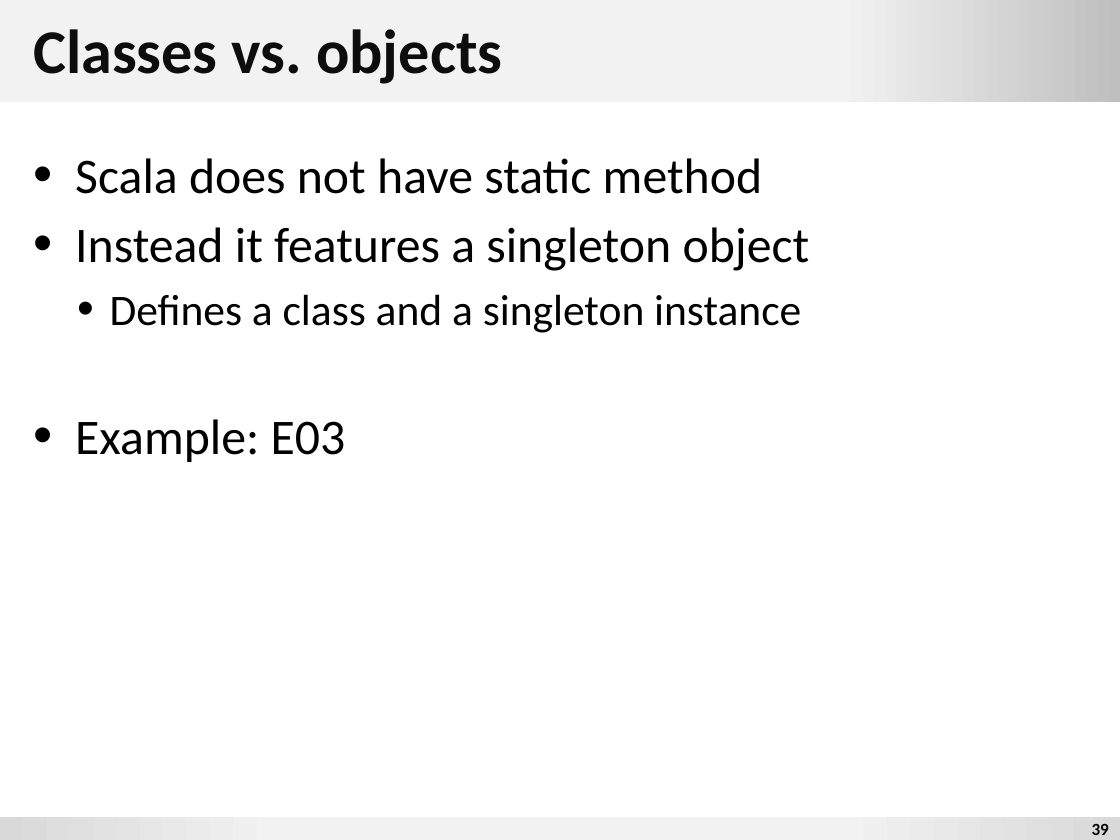
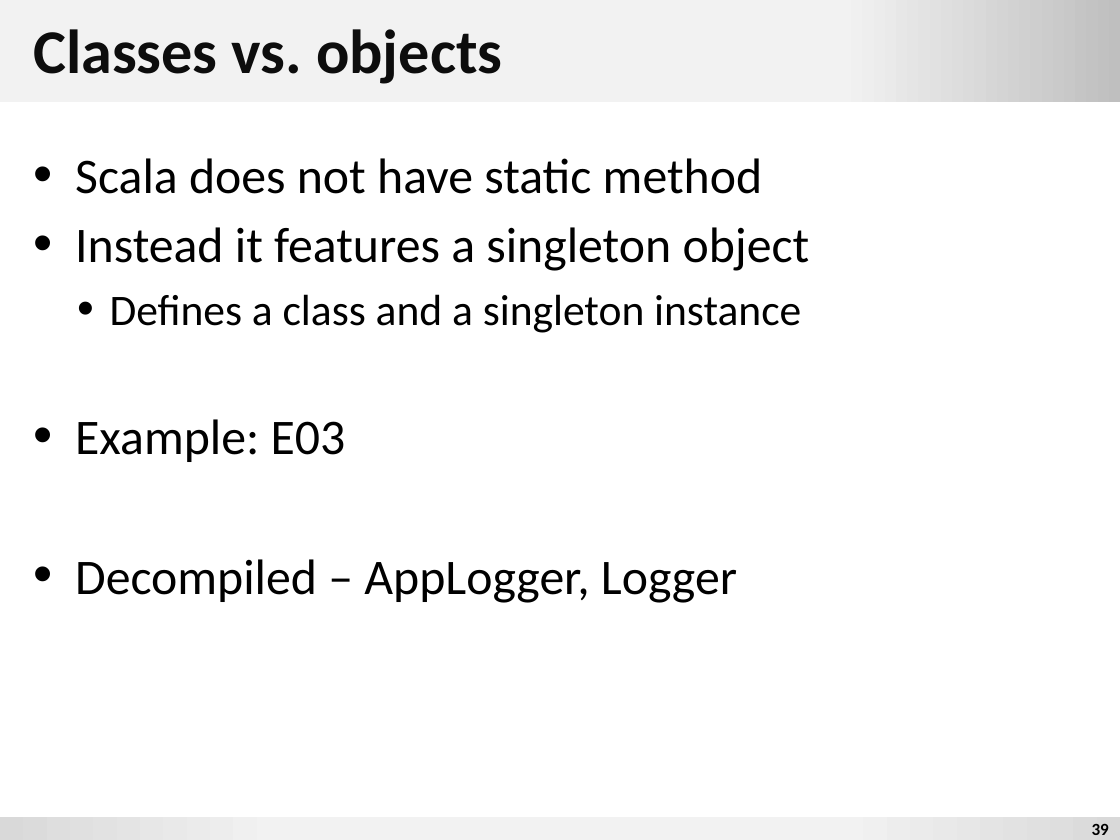
Before and after one commit to mmalohlava/concepts-of-modern-programming-languages, a slide deck: slide 39 of 2013-14/lecture3-4/slides/scala.pptx. Drawn at 1120x840 pixels with LibreOffice and Linux fonts; fonts in the diff are those of the drawing; background and template pictures are left out. Boxes give left, top, right and bottom in pixels: in the first picture for what was removed or moved away, otherwise in the second. Text is boxed around its words. In the diff, an @@ line names an element or a change of style, - is before the commit and + after.

```diff
--- a/2013-14/lecture3-4/slides/scala.pptx
+++ b/2013-14/lecture3-4/slides/scala.pptx
@@ text at <box>75,559,737,603</box>: paragraph added @@
+• Decompiled – AppLogger, Logger
```
Also in this commit, not shown: 1 other slide changed.
